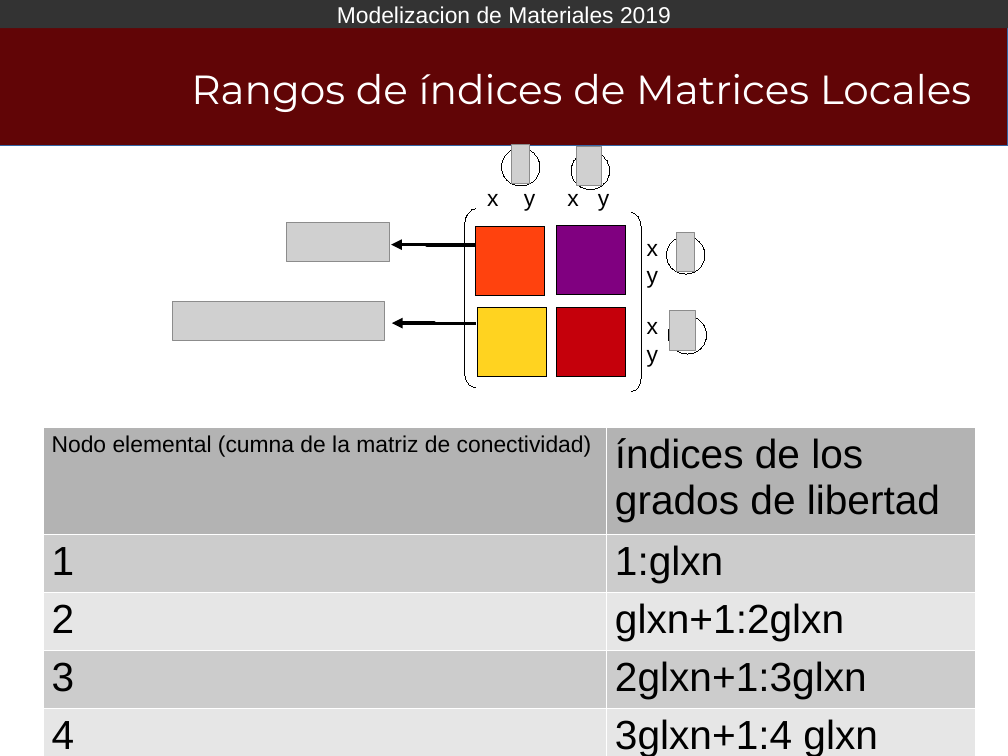
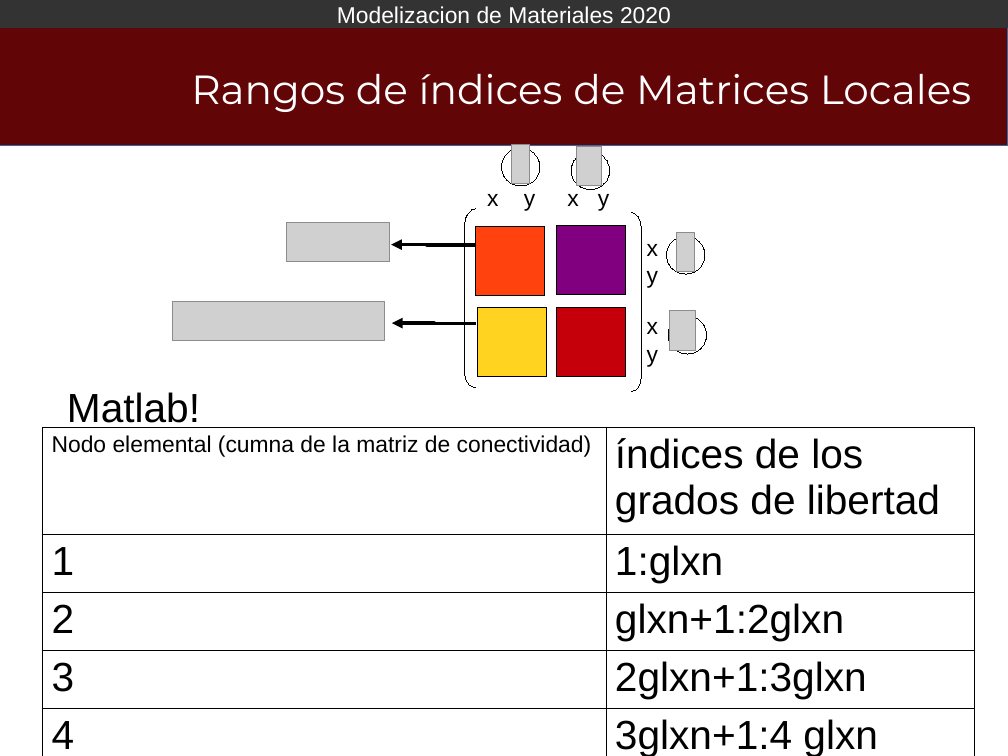
Before and after one commit to Modelizacion-de-Materiales/ModelizacionApuntesPresentaciones, a slide deck: slide 18 of 004-MEF02/MEF02_2019.odp. Drawn at 1008x756 pixels with LibreOffice and Linux fonts; fonts in the diff are those of the drawing; grey boxes stand for pictures; background and template pictures are left out. Boxes give left, top, right and bottom in pixels: in the first picture for what was removed or moved away, otherwise in the second. Text is boxed around its words. In the diff, an @@ line names an element or a change of style, - is before the commit and + after.

```diff
--- a/004-MEF02/MEF02_2019.odp
+++ b/004-MEF02/MEF02_2019.odp
@@ text in rectangle at (x1=337, y1=6, x2=671, y2=29): text changed @@
-Modelizacion de Materiales 2019
+Modelizacion de Materiales 2020
@@ text added at (x1=67, y1=392, x2=200, y2=428), 32 pt, text #000000 @@
+Matlab!
@@ table at (x1=43, y1=427, x2=975, y2=756) @@
@@ fill #B3B3B3 to none in row 1 @@
@@ fill #CCCCCC to none in 5 cells @@
@@ fill #E6E6E6 to none in 6 cells @@
@@ borders changed @@
```
Also in this commit, not shown: 21 other slides changed, 4 slides added, 1 other file.
